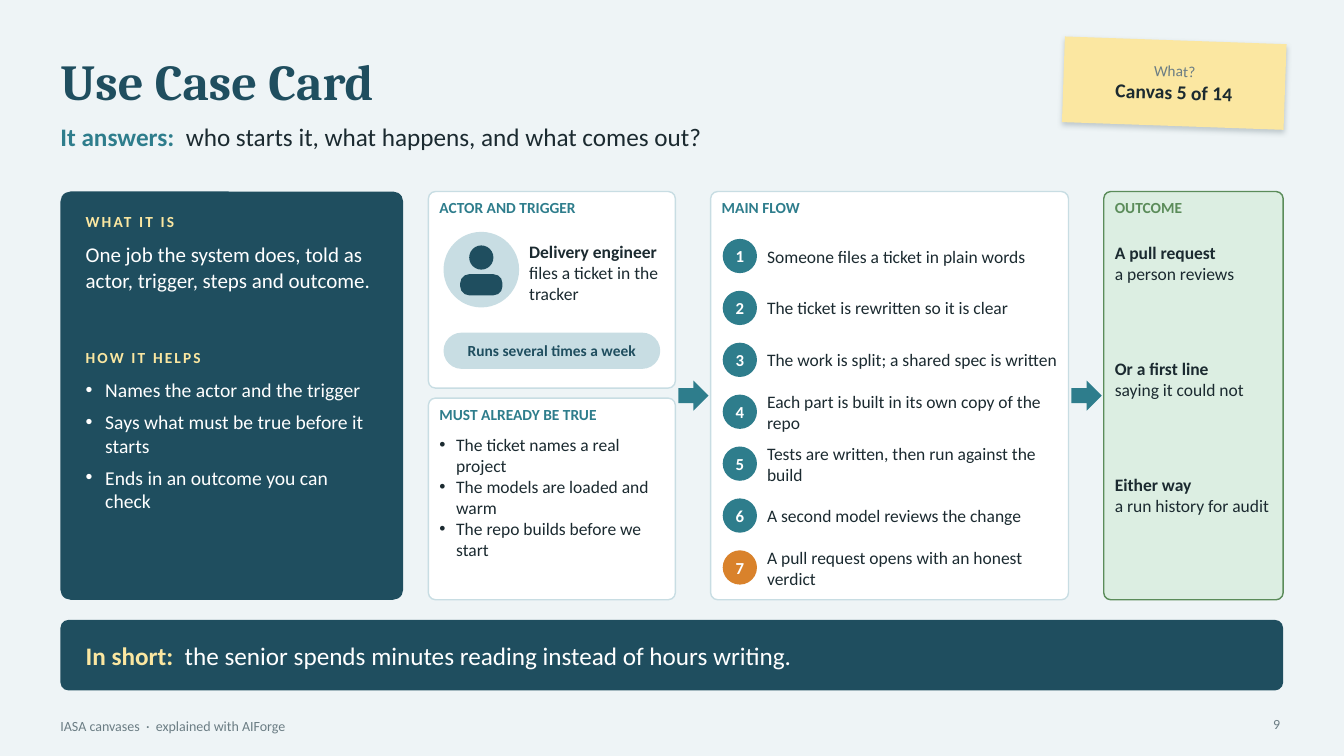
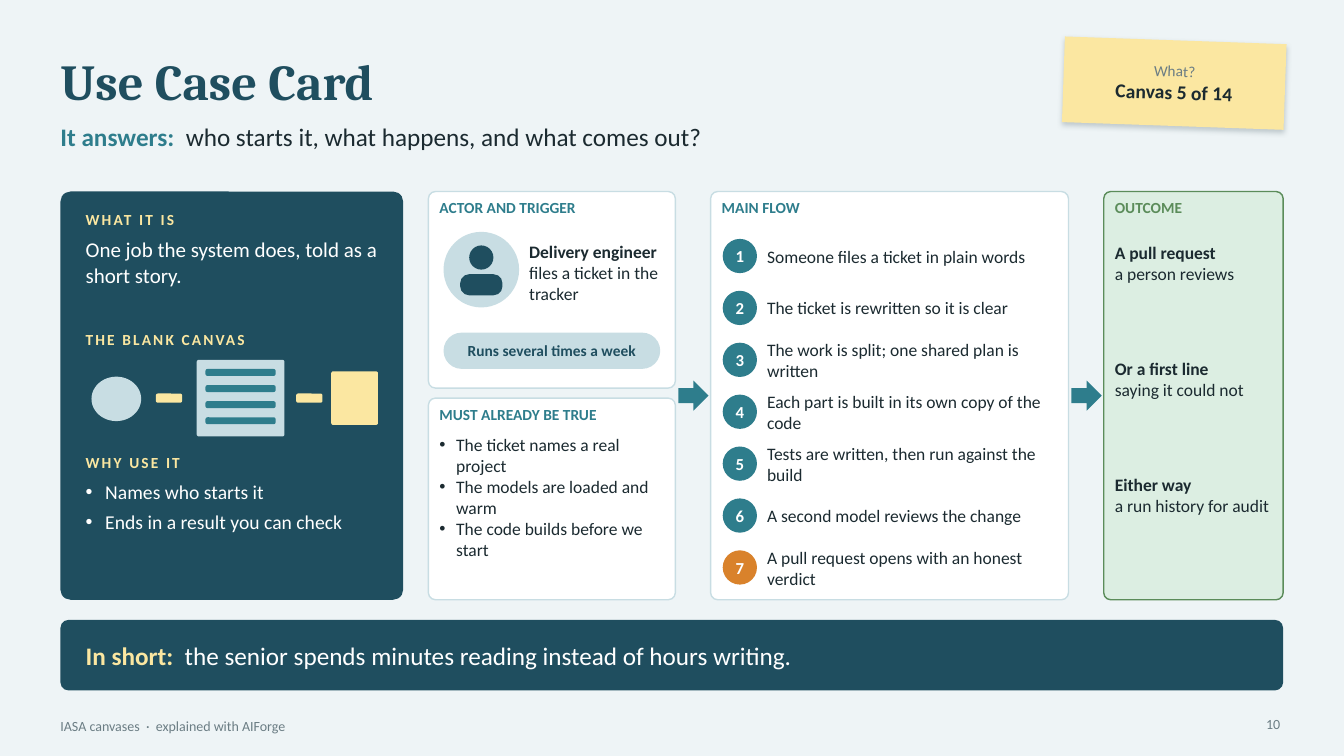
Before and after one commit to Manikanta-Reddy-Pasala/tools, a slide deck: slide 10 of course/iasa-aiforge/IASA-Canvases-with-AIForge.pptx (slide 9 before the commit). Drawn at 1344x756 pixels with LibreOffice and Linux fonts; fonts in the diff are those of the drawing. Boxes give left, top, right and bottom in pixels: in the first picture for what was removed or moved away, otherwise in the second. Text is boxed around its words. In the diff, an @@ line names an element or a change of style, - is before the commit and + after.

```diff
--- a/course/iasa-aiforge/IASA-Canvases-with-AIForge.pptx
+++ b/course/iasa-aiforge/IASA-Canvases-with-AIForge.pptx
@@ text "WHAT IT IS": place and size @@
-text "WHAT IT IS" at bbox=[86, 212, 378, 240]
+text "WHAT IT IS" at bbox=[86, 210, 378, 236]
@@ text at bbox=[86, 242, 377, 287]: text changed @@
-One job the system does, told as actor, trigger, steps and outcome.
+One job the system does, told as a short story.
@@ text removed at bbox=[86, 353, 201, 363] @@
-HOW IT HELPS
@@ text added at bbox=[86, 331, 378, 357], 11 pt, text #FBE7A1, bold @@
+THE BLANK CANVAS
@@ text at bbox=[767, 344, 1019, 377]: text changed @@
-The work is split; a shared spec is written
+The work is split; one shared plan is written
@@ ellipse added at bbox=[92, 377, 141, 421], fill #C8DDE3 @@
@@ rounded rectangle added at bbox=[197, 360, 284, 437], fill #C8DDE3 @@
@@ rounded rectangle added at bbox=[206, 369, 276, 376], fill #2E7D8C @@
@@ rounded rectangle added at bbox=[206, 385, 276, 392], fill #2E7D8C @@
@@ rounded rectangle added at bbox=[332, 371, 378, 424], fill #FBE7A1 @@
@@ rounded rectangle added at bbox=[156, 393, 182, 402], fill #FBE7A1 @@
@@ rounded rectangle added at bbox=[206, 401, 276, 408], fill #2E7D8C @@
@@ rounded rectangle added at bbox=[206, 417, 276, 424], fill #2E7D8C @@
@@ rounded rectangle added at bbox=[296, 393, 323, 402], fill #FBE7A1 @@
@@ text at bbox=[767, 396, 1041, 429]: text changed @@
-Each part is built in its own copy of the repo
+Each part is built in its own copy of the code
@@ text added at bbox=[86, 458, 180, 468], 11 pt, text #FBE7A1, bold @@
+WHY USE IT
@@ text at bbox=[105, 485, 342, 532]: text changed @@
-• Names the actor and the trigger
-• Says what must be true before it starts
-• Ends in an outcome you can check
+• Names who starts it
+• Ends in a result you can check
@@ text at bbox=[456, 523, 643, 556]: text changed @@
-• The repo builds before we start
+• The code builds before we start
@@ page number at bbox=[1266, 720, 1280, 729]: text changed @@
-9
+10
```
Also in this commit, not shown: 15 other slides changed, 1 slide added, 3 other files.
